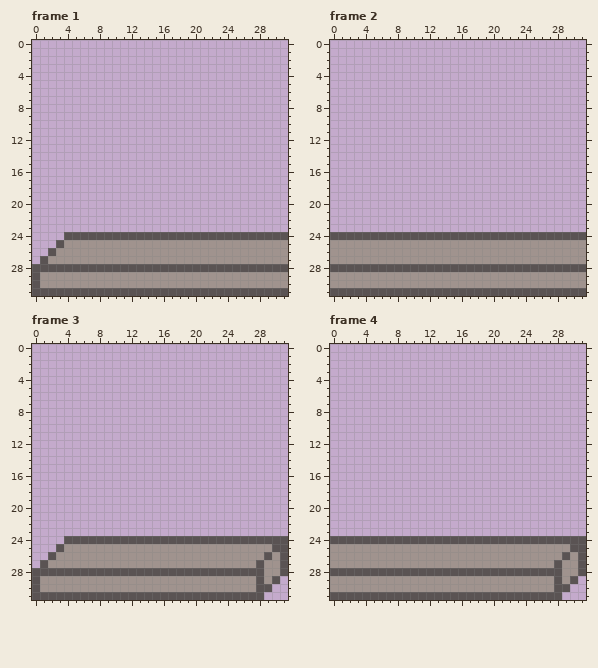
Pixel-art file, stored at Assets/sprites & tiles/asperite files/infrastructure.aseprite. That is the earlier state.
32x32 pixels, 4 frames. Shown: frame 1, frame 2, frame 3, frame 4. The commit also changed other frames, which this record leaves out.
New version:
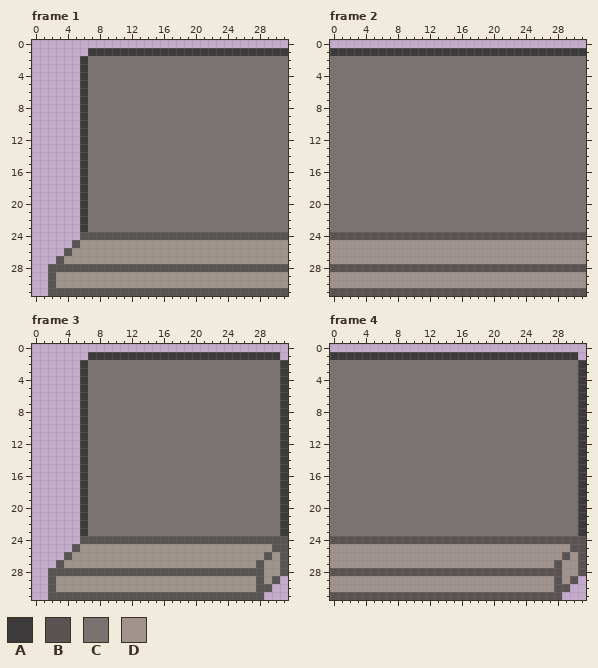
Palette (. is transparent): A #3c3a3a  B #5a5353  C #797270  D #a0938e
The edit:
Changed rows in their new state; - is an unchanged pixel.
Frame 1:
first column x 0:
 1 -------AAAAAAAAAAAAAAAAAAAAAAAAA
 2 ------ACCCCCCCCCCCCCCCCCCCCCCCCC
 3 ------ACCCCCCCCCCCCCCCCCCCCCCCCC
 4 ------ACCCCCCCCCCCCCCCCCCCCCCCCC
 5 ------ACCCCCCCCCCCCCCCCCCCCCCCCC
 6 ------ACCCCCCCCCCCCCCCCCCCCCCCCC
 7 ------ACCCCCCCCCCCCCCCCCCCCCCCCC
 8 ------ACCCCCCCCCCCCCCCCCCCCCCCCC
 9 ------ACCCCCCCCCCCCCCCCCCCCCCCCC
10 ------ACCCCCCCCCCCCCCCCCCCCCCCCC
11 ------ACCCCCCCCCCCCCCCCCCCCCCCCC
12 ------ACCCCCCCCCCCCCCCCCCCCCCCCC
13 ------ACCCCCCCCCCCCCCCCCCCCCCCCC
14 ------ACCCCCCCCCCCCCCCCCCCCCCCCC
15 ------ACCCCCCCCCCCCCCCCCCCCCCCCC
16 ------ACCCCCCCCCCCCCCCCCCCCCCCCC
17 ------ACCCCCCCCCCCCCCCCCCCCCCCCC
18 ------ACCCCCCCCCCCCCCCCCCCCCCCCC
19 ------ACCCCCCCCCCCCCCCCCCCCCCCCC
20 ------ACCCCCCCCCCCCCCCCCCCCCCCCC
21 ------ACCCCCCCCCCCCCCCCCCCCCCCCC
22 ------ACCCCCCCCCCCCCCCCCCCCCCCCC
23 ------ACCCCCCCCCCCCCCCCCCCCCCCCC
24 ----..--------------------------
25 ---..B--------------------------
26 --..B---------------------------
27 -..B----------------------------
28 ..------------------------------
29 ..B-----------------------------
30 ..B-----------------------------
31 ..------------------------------
Frame 2:
first column x 0:
 1 AAAAAAAAAAAAAAAAAAAAAAAAAAAAAAAA
 2 CCCCCCCCCCCCCCCCCCCCCCCCCCCCCCCC
 3 CCCCCCCCCCCCCCCCCCCCCCCCCCCCCCCC
 4 CCCCCCCCCCCCCCCCCCCCCCCCCCCCCCCC
 5 CCCCCCCCCCCCCCCCCCCCCCCCCCCCCCCC
 6 CCCCCCCCCCCCCCCCCCCCCCCCCCCCCCCC
 7 CCCCCCCCCCCCCCCCCCCCCCCCCCCCCCCC
 8 CCCCCCCCCCCCCCCCCCCCCCCCCCCCCCCC
 9 CCCCCCCCCCCCCCCCCCCCCCCCCCCCCCCC
10 CCCCCCCCCCCCCCCCCCCCCCCCCCCCCCCC
11 CCCCCCCCCCCCCCCCCCCCCCCCCCCCCCCC
12 CCCCCCCCCCCCCCCCCCCCCCCCCCCCCCCC
13 CCCCCCCCCCCCCCCCCCCCCCCCCCCCCCCC
14 CCCCCCCCCCCCCCCCCCCCCCCCCCCCCCCC
15 CCCCCCCCCCCCCCCCCCCCCCCCCCCCCCCC
16 CCCCCCCCCCCCCCCCCCCCCCCCCCCCCCCC
17 CCCCCCCCCCCCCCCCCCCCCCCCCCCCCCCC
18 CCCCCCCCCCCCCCCCCCCCCCCCCCCCCCCC
19 CCCCCCCCCCCCCCCCCCCCCCCCCCCCCCCC
20 CCCCCCCCCCCCCCCCCCCCCCCCCCCCCCCC
21 CCCCCCCCCCCCCCCCCCCCCCCCCCCCCCCC
22 CCCCCCCCCCCCCCCCCCCCCCCCCCCCCCCC
23 CCCCCCCCCCCCCCCCCCCCCCCCCCCCCCCC
Frame 3:
first column x 0:
 1 -------AAAAAAAAAAAAAAAAAAAAAAAA-
 2 ------ACCCCCCCCCCCCCCCCCCCCCCCCA
 3 ------ACCCCCCCCCCCCCCCCCCCCCCCCA
 4 ------ACCCCCCCCCCCCCCCCCCCCCCCCA
 5 ------ACCCCCCCCCCCCCCCCCCCCCCCCA
 6 ------ACCCCCCCCCCCCCCCCCCCCCCCCA
 7 ------ACCCCCCCCCCCCCCCCCCCCCCCCA
 8 ------ACCCCCCCCCCCCCCCCCCCCCCCCA
 9 ------ACCCCCCCCCCCCCCCCCCCCCCCCA
10 ------ACCCCCCCCCCCCCCCCCCCCCCCCA
11 ------ACCCCCCCCCCCCCCCCCCCCCCCCA
12 ------ACCCCCCCCCCCCCCCCCCCCCCCCA
13 ------ACCCCCCCCCCCCCCCCCCCCCCCCA
14 ------ACCCCCCCCCCCCCCCCCCCCCCCCA
15 ------ACCCCCCCCCCCCCCCCCCCCCCCCA
16 ------ACCCCCCCCCCCCCCCCCCCCCCCCA
17 ------ACCCCCCCCCCCCCCCCCCCCCCCCA
18 ------ACCCCCCCCCCCCCCCCCCCCCCCCA
19 ------ACCCCCCCCCCCCCCCCCCCCCCCCA
20 ------ACCCCCCCCCCCCCCCCCCCCCCCCA
21 ------ACCCCCCCCCCCCCCCCCCCCCCCCA
22 ------ACCCCCCCCCCCCCCCCCCCCCCCCA
23 ------ACCCCCCCCCCCCCCCCCCCCCCCCA
24 ----..--------------------------
25 ---..B--------------------------
26 --..B---------------------------
27 -..B----------------------------
28 ..------------------------------
29 ..B-----------------------------
30 ..B-----------------------------
31 ..------------------------------
Frame 4:
first column x 0:
 1 AAAAAAAAAAAAAAAAAAAAAAAAAAAAAAA-
 2 CCCCCCCCCCCCCCCCCCCCCCCCCCCCCCCA
 3 CCCCCCCCCCCCCCCCCCCCCCCCCCCCCCCA
 4 CCCCCCCCCCCCCCCCCCCCCCCCCCCCCCCA
 5 CCCCCCCCCCCCCCCCCCCCCCCCCCCCCCCA
 6 CCCCCCCCCCCCCCCCCCCCCCCCCCCCCCCA
 7 CCCCCCCCCCCCCCCCCCCCCCCCCCCCCCCA
 8 CCCCCCCCCCCCCCCCCCCCCCCCCCCCCCCA
 9 CCCCCCCCCCCCCCCCCCCCCCCCCCCCCCCA
10 CCCCCCCCCCCCCCCCCCCCCCCCCCCCCCCA
11 CCCCCCCCCCCCCCCCCCCCCCCCCCCCCCCA
12 CCCCCCCCCCCCCCCCCCCCCCCCCCCCCCCA
13 CCCCCCCCCCCCCCCCCCCCCCCCCCCCCCCA
14 CCCCCCCCCCCCCCCCCCCCCCCCCCCCCCCA
15 CCCCCCCCCCCCCCCCCCCCCCCCCCCCCCCA
16 CCCCCCCCCCCCCCCCCCCCCCCCCCCCCCCA
17 CCCCCCCCCCCCCCCCCCCCCCCCCCCCCCCA
18 CCCCCCCCCCCCCCCCCCCCCCCCCCCCCCCA
19 CCCCCCCCCCCCCCCCCCCCCCCCCCCCCCCA
20 CCCCCCCCCCCCCCCCCCCCCCCCCCCCCCCA
21 CCCCCCCCCCCCCCCCCCCCCCCCCCCCCCCA
22 CCCCCCCCCCCCCCCCCCCCCCCCCCCCCCCA
23 CCCCCCCCCCCCCCCCCCCCCCCCCCCCCCCA
Where, in picture pixels (left, top, right, bottom), the same in both pictures:
changed: (32, 48, 288, 296)
added: (330, 48, 586, 232)
changed: (32, 352, 288, 600)
added: (330, 352, 586, 536)
